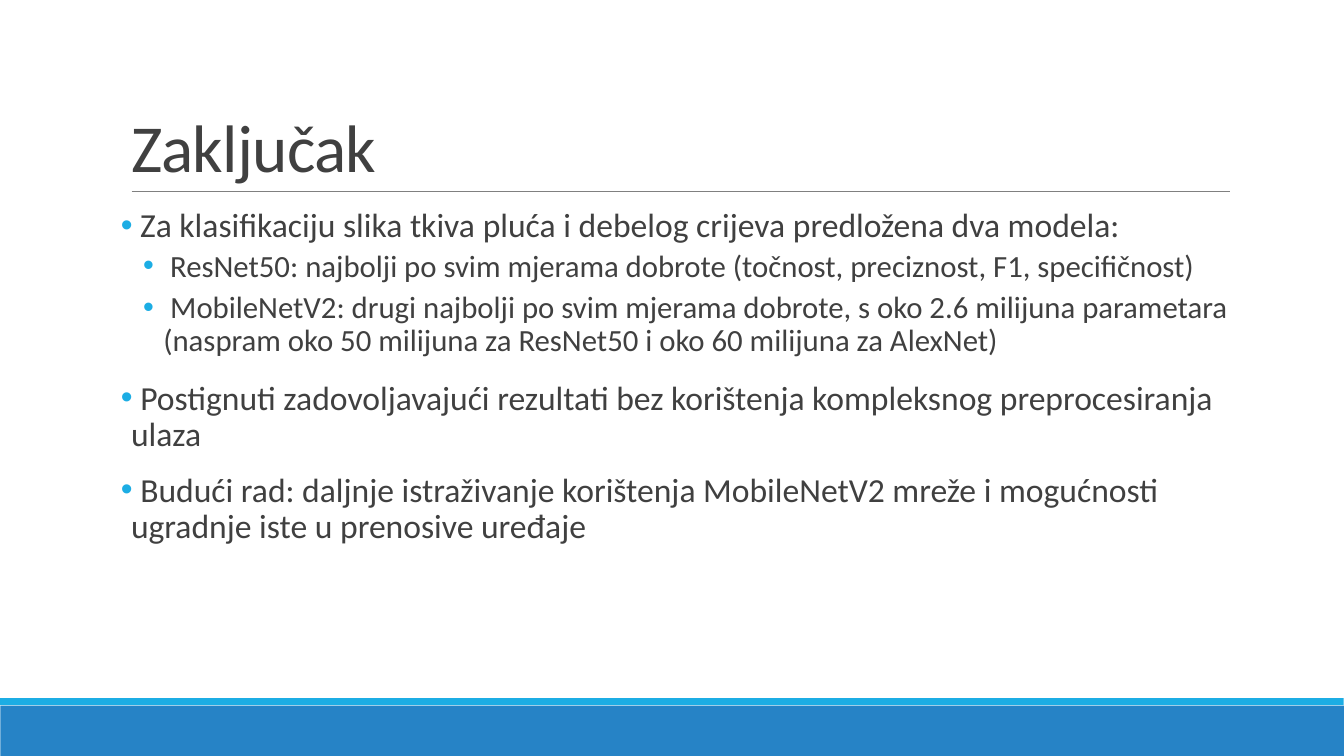
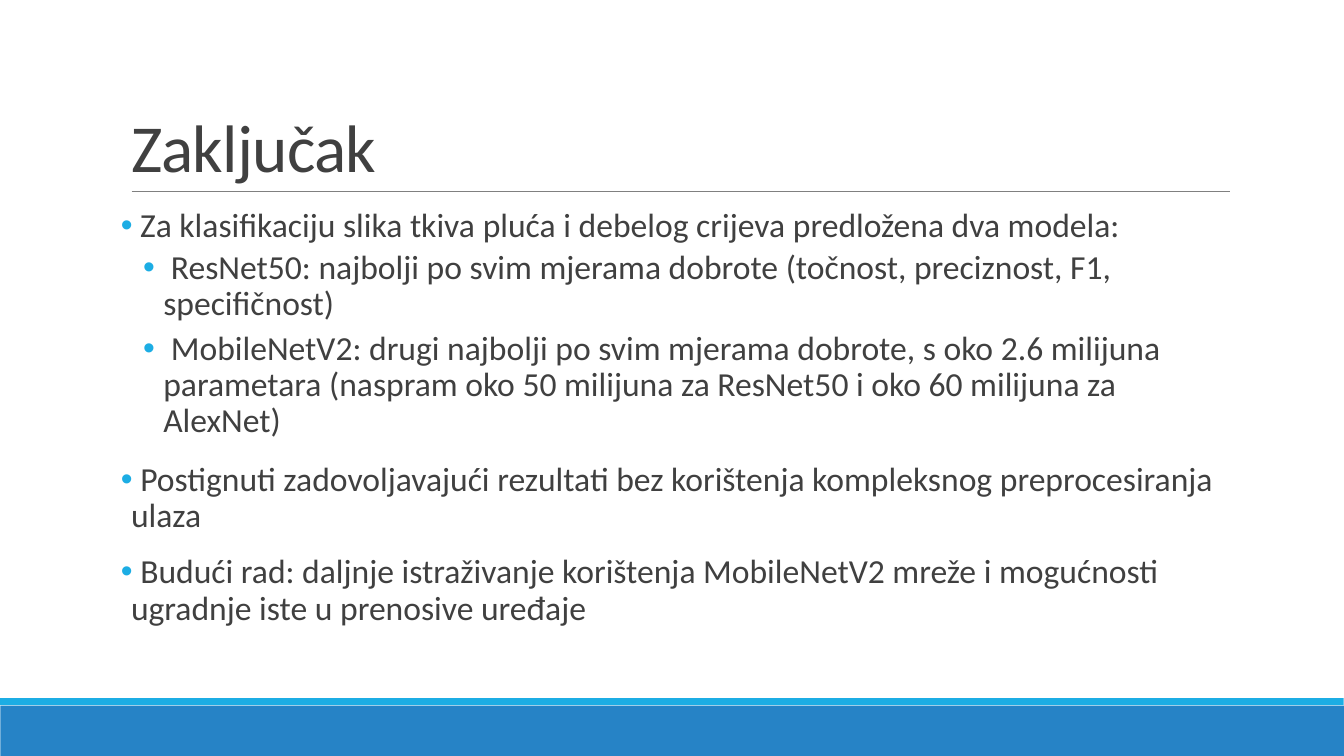
Before and after one commit to velimirkovacic/cancer-detection-project, a slide deck: slide 21 of Prezentacija/Prepoznavanje_raka_pluca_i_debelog_crijeva.pptx. Drawn at 1344x756 pixels with LibreOffice and Linux fonts; fonts in the diff are those of the drawing. Boxes give left, top, right and bottom in pixels: in the first picture for what was removed or moved away, otherwise in the second. Text is boxed around its words. In the diff, an @@ line names an element or a change of style, - is before the commit and + after.

```diff
--- a/Prezentacija/Prepoznavanje_raka_pluca_i_debelog_crijeva.pptx
+++ b/Prezentacija/Prepoznavanje_raka_pluca_i_debelog_crijeva.pptx
@@ text at bbox=[163, 254, 1160, 437]: size 22 to 24 pt in "ResNet50: najbolji po svim mjerama dobrote (točnost, ...", "MobileNetV2: drugi najbolji po svim mjerama dobrote, ..." @@
```
Also in this commit, not shown: 1 other file.
